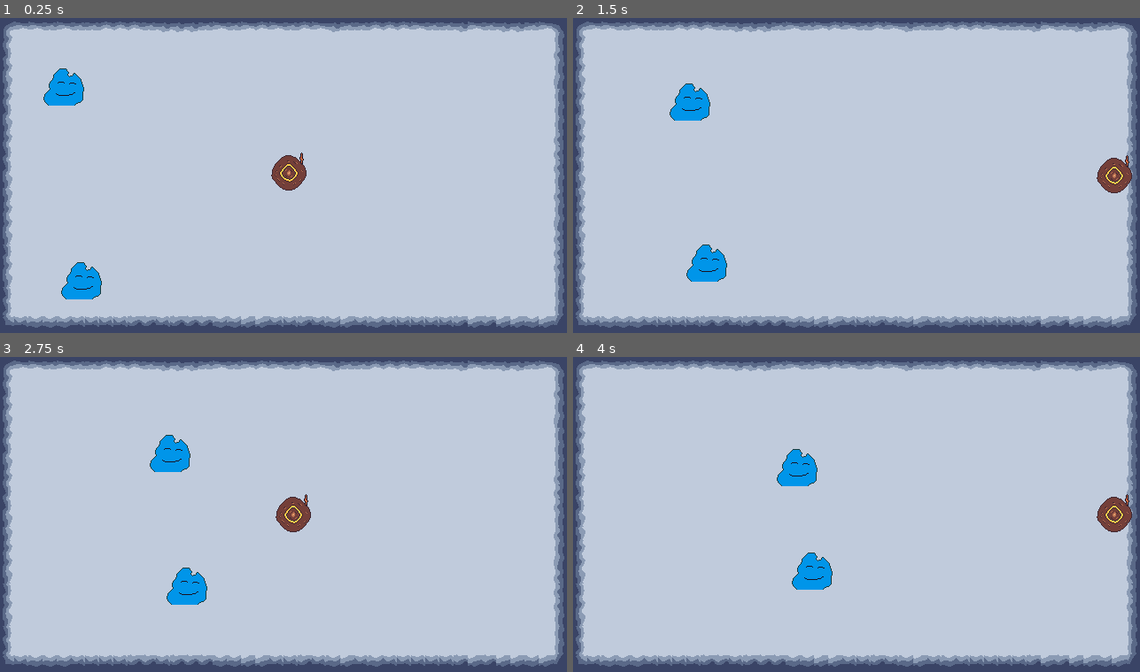
Above: before the commit, frames 1-4 (two rows, left to right).
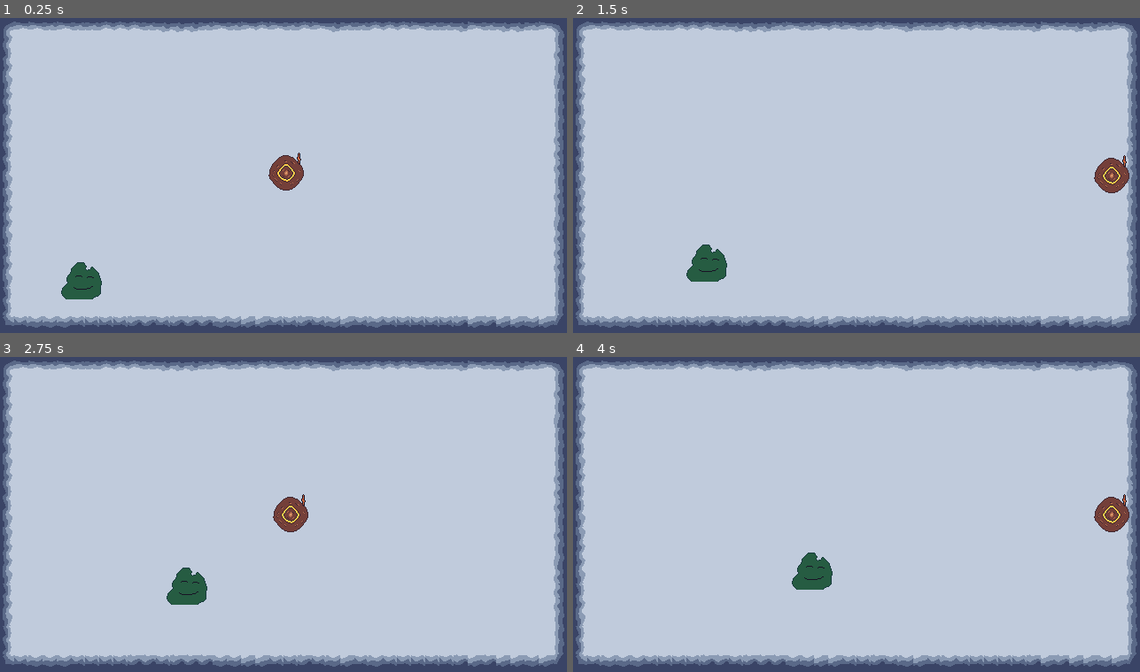
Above: after the commit, the same moments.

Repository: sthoni/winter_melonJam2023
Game: Godot game, scene res://level.tscn
The game is run twice, just before and just after one commit, with the same random seed, the same clock (stepped at 60 frames per second) and the same inputs.
Inputs (mouse positions are in pixels of both pictures, inside the frame that each line leads up to):
- Up to frame 1 (0.25 s): no input
- Up to frame 2 (1.5 s): tap Enter (ui_accept) at 0.5, 0.77 s; move the mouse to (981, 162) at 0.52 s; hold D (ui_right) from 0.53 s (still down); move the mouse to (743, 194) at 1.27 s
- Up to frame 3 (2.75 s): tap Enter (ui_accept) at 1.52 s; move the mouse to (340, 445) at 2.02 s; release D (ui_right) at 2.03 s; hold A (ui_left) from 2.03 s (still down)
- Up to frame 4 (4 s): move the mouse to (828, 580) at 2.77 s; release A (ui_left) at 2.78 s; hold D (ui_right) from 2.78 s (still down); tap Enter (ui_accept) at 3.02, 3.77 s; move the mouse to (1026, 564) at 3.52 s

The runs differ from the first frame. In frame 1, 1.5% of the frame differs, in the area x 7-55%, y 16-90%; in frame 2, 1.5%; in frame 3, 1.5%; in frame 4, 1.5%.

Commit message:
Unendlich viele Level.

Diff:
--- a/character.tscn
+++ b/character.tscn
@@ -10,10 +10,13 @@
 radius = 19.0
 
 [node name="Character" type="CharacterBody2D" groups=["player"]]
+collision_layer = 2
+collision_mask = 5
+platform_floor_layers = 4294967040
 script = ExtResource("1_4q0yo")
 
 [node name="Wand" type="Marker2D" parent="."]
-position = Vector2(17, -26)
+position = Vector2(14, -21)
 gizmo_extents = 37.0
 script = ExtResource("2_t0h4w")
 
@@ -21,10 +24,11 @@
 stream = ExtResource("3_dw23w")
 
 [node name="Icon" type="Sprite2D" parent="."]
-position = Vector2(3, 0)
 texture = ExtResource("3_e6ta1")
 
 [node name="CollisionShape2D" type="CollisionShape2D" parent="."]
 shape = SubResource("CircleShape2D_lp15p")
 
 [node name="HealthComponent" parent="." instance=ExtResource("5_7xr0c")]
+
+[connection signal="health_depleted" from="HealthComponent" to="." method="_on_health_component_health_depleted"]
--- a/level.gd
+++ b/level.gd
@@ -1,12 +1,5 @@
 extends Node2D
 
-
-@onready var enemies_in_level = [
-	[Global.EnemyType.BLUE, Global.EnemyType.BLUE],
-	[Global.EnemyType.GREEN, Global.EnemyType.GREEN],
-	[Global.EnemyType.GREEN, Global.EnemyType.GREEN, Global.EnemyType.GREEN],
-	[Global.EnemyType.GREEN, Global.EnemyType.GREEN, Global.EnemyType.GREEN, Global.EnemyType.BLUE, Global.EnemyType.BLUE]
-	]
 @onready var spawners: Array[Node] = get_tree().get_nodes_in_group("spawner")
 @onready var active_level := 0
 @onready var timer:float = 0
@@ -32,7 +25,8 @@
 
 
 func spawn_enemies(level):
-	for enemy in enemies_in_level[active_level]:
+	for enemy in range(active_level+1):
+		var enemy_type = randi() % Global.EnemyType.size()
 		var new_enemy = spawners[randi() % spawners.size()].create_enemy(enemy)
 		get_parent().add_child.call_deferred(new_enemy)
 
Not shown: 1 places in level.tscn that only renumber resources
